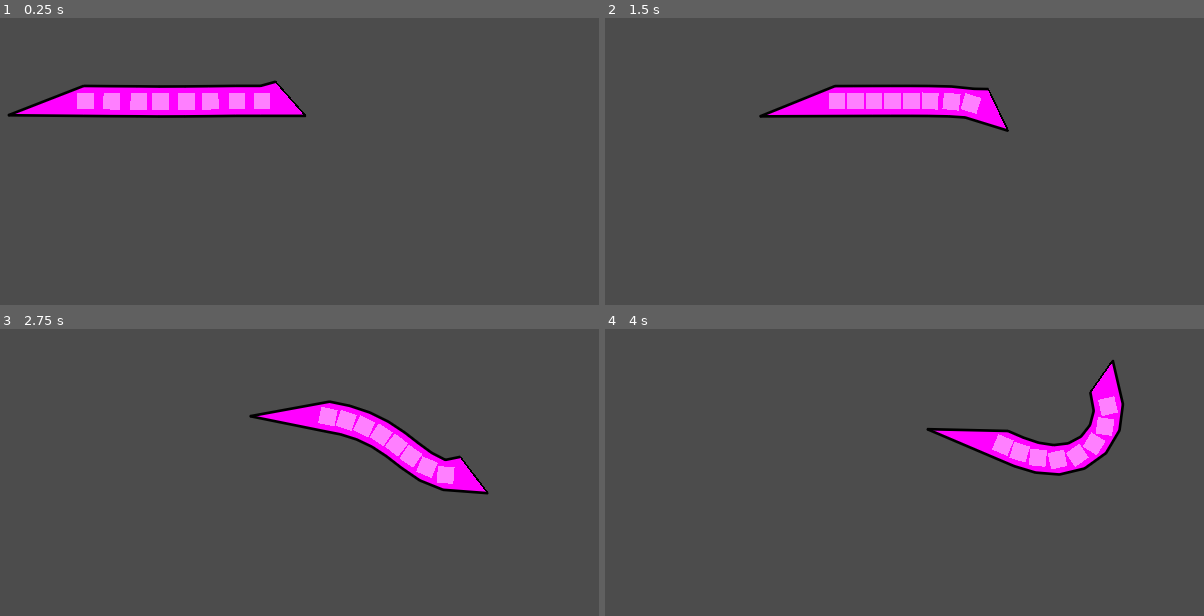
Above: before the commit, frames 1-4 (two rows, left to right).
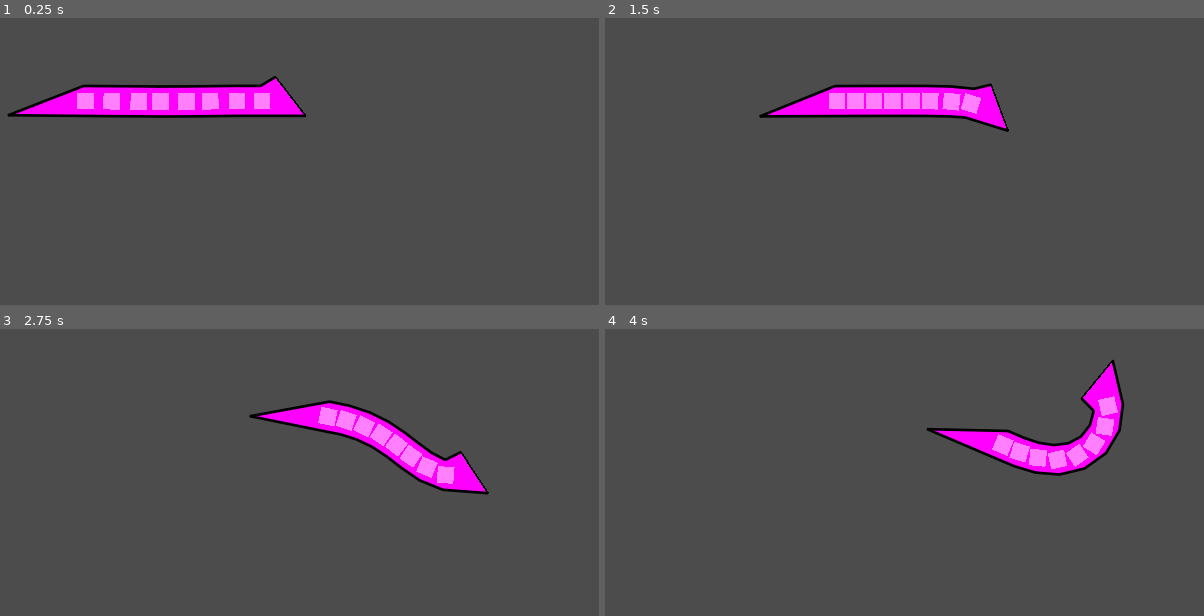
Above: after the commit, the same moments.

Repository: elektito/wyrmsim
Game: Godot game, scene res://World.tscn
Same seed, same stepped clock (60 frames per second), same inputs: the game is played once before the commit and once after it. The engine's default icon, where the game draws it, is replaced by a stand-in: a white triangle on a blue panel in a dark square.
Inputs:
- Up to frame 1 (0.25 s): no input
- Up to frame 2 (1.5 s): hold D (right) 0.53-1.28 s; hold S (down) from 1.28 s (still down)
- Up to frame 3 (2.75 s): release S (down) at 2.03 s; hold D (right) from 2.03 s (still down)
- Up to frame 4 (4 s): release D (right) at 2.78 s; hold W (up) 2.78-3.53 s; hold A (left) from 3.53 s (still down)

The runs differ from the first frame. In frame 1, 0.1% of the frame differs, in the area x 43-51%, y 20-34%; in frame 2, 0.1%; in frame 3, 0.1%; in frame 4, 0.2%, in the area x 79-85%, y 11-29%.

Commit message:
Fix the horn

Diff:
--- a/Wyrm.gd
+++ b/Wyrm.gd
@@ -58,7 +58,7 @@
 		points.append(to_local((rects[i][0] + rects[i][1]) / 2))
 
 	# top point of the head
-	points.append(to_local(rects[0][1] + Vector2.UP*10))
+	points.append(to_local(rects[0][1] + (rects[0][1] - rects[0][2]) * 0.3))
 
 	polygon = PoolVector2Array(points)
 
